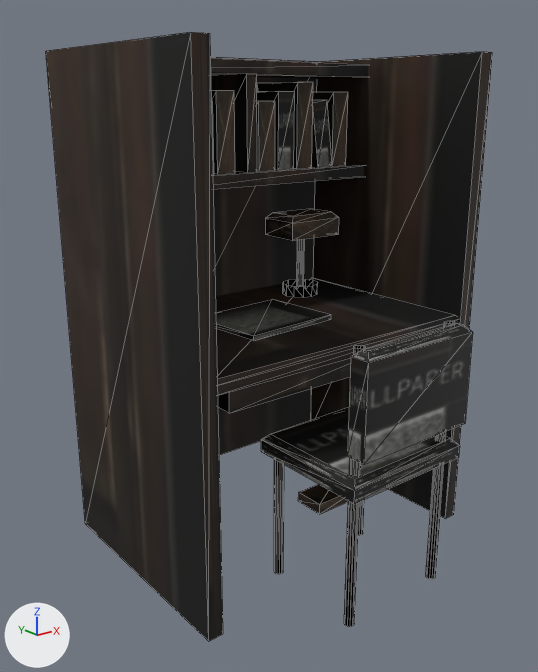
Renders of the glTF model assets/models/sf/sf_pro_dorm_study_carrel.glb from each side of a commit.
The view is the same before and after, from a 50 mm camera at (-1.49, -1.85, 1.43) aimed at (-0.08, -0.08, 0.73). Every picture has the same lights, and +X, +Y and +Z are marked at lower left. The older version comes first. Mesh edges are drawn as thin lines. Where no turn or scale is listed for an object, it has been applied to the vertices. Vertices at exactly the same position are counted once.

The older version as bpy lines, for what is in view:
```python
me_prodormstudycarrel_animmesh = bpy.data.meshes.new('ProDormStudyCarrel_AnimMesh')
me_prodormstudycarrel_animmesh.from_pydata(...)  # a box spanning x 0.18..0.38, y -0.06..0.06, z -0.02..0.02
me_prodormstudycarrel_animmesh.materials.append(mat_prodormstudycarrel_mat)  # picture img_image_0
me_prodormstudycarrel_staticmesh = bpy.data.meshes.new('ProDormStudyCarrel_StaticMesh')
me_prodormstudycarrel_staticmesh.from_pydata(...)  # 334 vertices, 440 faces; spans x -0.54..0.54, y -0.64..0.39, z 0.0..1.58
me_prodormstudycarrel_staticmesh.materials.append(mat_prodormstudycarrel_mat)  # picture img_image_0
ob_prodormstudycarrel_animpart = bpy.data.objects.new('ProDormStudyCarrel_AnimPart', me_prodormstudycarrel_animmesh)
ob_prodormstudycarrel_animpart.location = (0.0, 0.0, 0.0)
ob_prodormstudycarrel_root = bpy.data.objects.new('ProDormStudyCarrel_Root', me_prodormstudycarrel_staticmesh)
ob_prodormstudycarrel_root.location = (0.0, 0.0, 0.0)
```
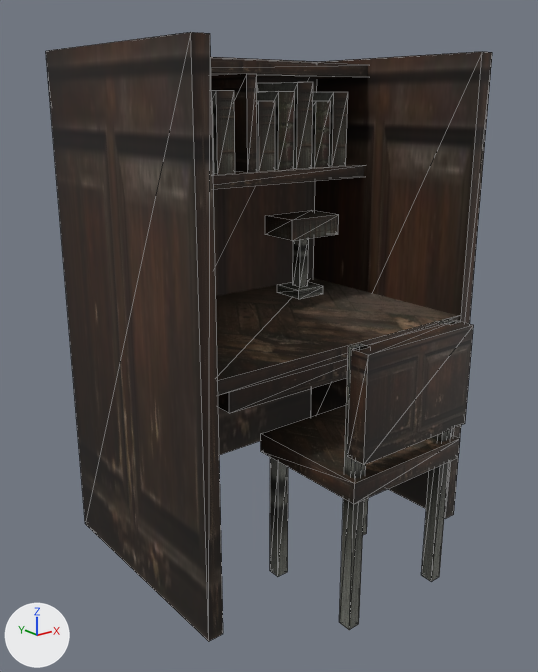
The change in detail:
Material 'ProCarrel_Mat' (mat_procarrel_mat) is new.
Its texture is img_image_0.
Its metallic is 0.16.
Its roughness is 0.62.
me_prodormstudycarrel_staticmesh is used by ob_prodormstudycarrel_root; location (0.0, 0.0, 0.0).
me_prodormstudycarrel_staticmesh had 334 vertices, 440 faces and spanned x -0.54..0.54, y -0.64..0.39, z 0.0..1.58.
me_prodormstudycarrel_staticmesh no longer uses material mat_prodormstudycarrel_mat (picture img_image_0).
me_prodormstudycarrel_staticmesh now has 214 vertices, 324 faces and spans x -0.54..0.54, y -0.64..0.39, z 0.0..1.58.
me_prodormstudycarrel_staticmesh part 1: a new loose piece, a box spanning x 0.22..0.34, y 0.12..0.24, z 0.76..0.79, in mat_procarrel_mat (picture img_image_0).
me_prodormstudycarrel_staticmesh part 2: a new loose piece, a box spanning x 0.26..0.3, y 0.16..0.2, z 0.79..0.98, in mat_procarrel_mat (picture img_image_0).
me_prodormstudycarrel_staticmesh part 3: a new loose piece, a box spanning x -0.2..-0.16, y -0.28..-0.24, z 0.0..0.42, in mat_procarrel_mat (picture img_image_0).
me_prodormstudycarrel_staticmesh part 4: a new loose piece, a box spanning x 0.16..0.2, y -0.28..-0.24, z 0.0..0.42, in mat_procarrel_mat (picture img_image_0).
me_prodormstudycarrel_staticmesh part 5: a new loose piece, a box spanning x -0.2..-0.16, y -0.6..-0.56, z 0.0..0.84, in mat_procarrel_mat (picture img_image_0).
me_prodormstudycarrel_staticmesh part 6: a new loose piece, a box spanning x 0.16..0.2, y -0.6..-0.56, z 0.0..0.84, in mat_procarrel_mat (picture img_image_0).
me_prodormstudycarrel_staticmesh part 7: the loose piece of 8 vertices spanning x 0.27..0.37, y 0.12..0.34, z 1.22..1.44 is turned 8 degrees about the y axis through its middle, in mat_procarrel_mat (picture img_image_0).
me_prodormstudycarrel_staticmesh part 8: 7 loose pieces with 152 vertices, spanning x -0.23..0.34, y -0.6..0.25, z 0.0..1.01, are deleted.
Part 9, on me_prodormstudycarrel_staticmesh:
32 vertices are removed from x -0.5..0.5, y -0.64..0.36, z 0.46..1.06.
72 faces are deleted.
16 vertices are added at x -0.5..0.5, y -0.64..0.36, z 0.48..1.05.
40 new faces join them.
me_prodormstudycarrel_staticmesh part 10: 200 kept faces spanning x -0.54..0.54, y -0.64..0.39, z 0.0..1.58 get new texture (UV) coordinates.
me_prodormstudycarrel_staticmesh gains material mat_procarrel_mat (picture img_image_0).
Object 'ProDormStudyCarrel_AnimPart' (ob_prodormstudycarrel_animpart) is deleted.

What differs and where, as boxes (x1, y1, x2, y2) in the pictures (538 x 672 px; the box of a moved part takes in the faces that stretch with it):
'ProDormStudyCarrel_AnimPart', deleted
    before: (298, 484, 348, 514)
part 1 of me_prodormstudycarrel_staticmesh, added
    after: (277, 282, 323, 299)
part 2 of me_prodormstudycarrel_staticmesh, added
    after: (293, 238, 309, 287)
part 3 of me_prodormstudycarrel_staticmesh, added
    after: (270, 457, 288, 577)
part 4 of me_prodormstudycarrel_staticmesh, added (mostly hidden)
    after: (363, 498, 368, 535)
part 5 of me_prodormstudycarrel_staticmesh, added
    after: (339, 344, 368, 630)
part 6 of me_prodormstudycarrel_staticmesh, added
    after: (421, 319, 459, 582)
part 7 of me_prodormstudycarrel_staticmesh, moved or reshaped
    before: (312, 100, 332, 167)
    after: (312, 101, 331, 167)
part 8 of me_prodormstudycarrel_staticmesh, deleted
    before: (216, 239, 455, 627)
part 9 of me_prodormstudycarrel_staticmesh, reshaped
    before: (216, 208, 473, 504)
    after: (216, 210, 473, 504)
part 10 of me_prodormstudycarrel_staticmesh, surface changed
    both: (46, 32, 492, 642)
